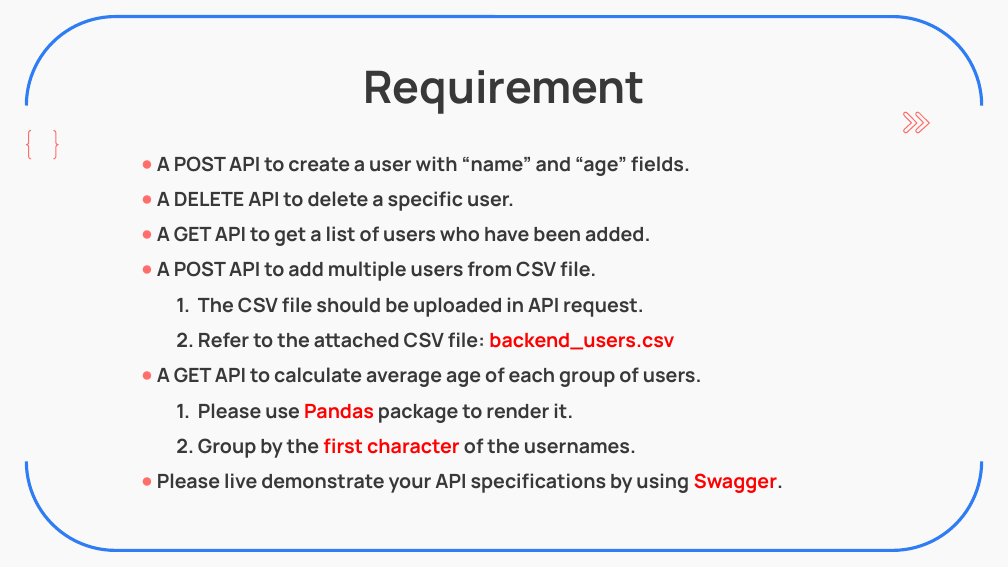
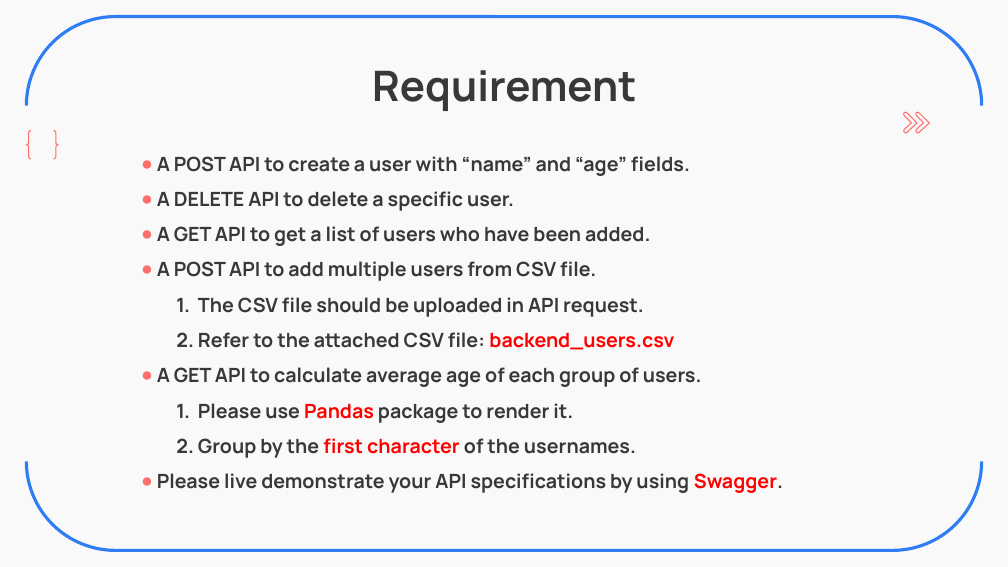
Before and after one commit to ZavierHuang/RESTFUL-API-DESIGN, a slide deck: slide 2 of 黃昱叡_SW2_Backend_Practice.pptx. Drawn at 1008x567 pixels with LibreOffice and Linux fonts; fonts in the diff are those of the drawing. Boxes give left, top, right and bottom in pixels: in the first picture for what was removed or moved away, otherwise in the second. Text is boxed around its words. In the diff, an @@ line names an element or a change of style, - is before the commit and + after.

```diff
--- a/黃昱叡_SW2_Backend_Practice.pptx
+++ b/黃昱叡_SW2_Backend_Practice.pptx
@@ title "Requirement" at (372, 70, 636, 111): size 32 to 30 pt @@
```
Also in this commit, not shown: 14 other slides changed, 3 other files.
